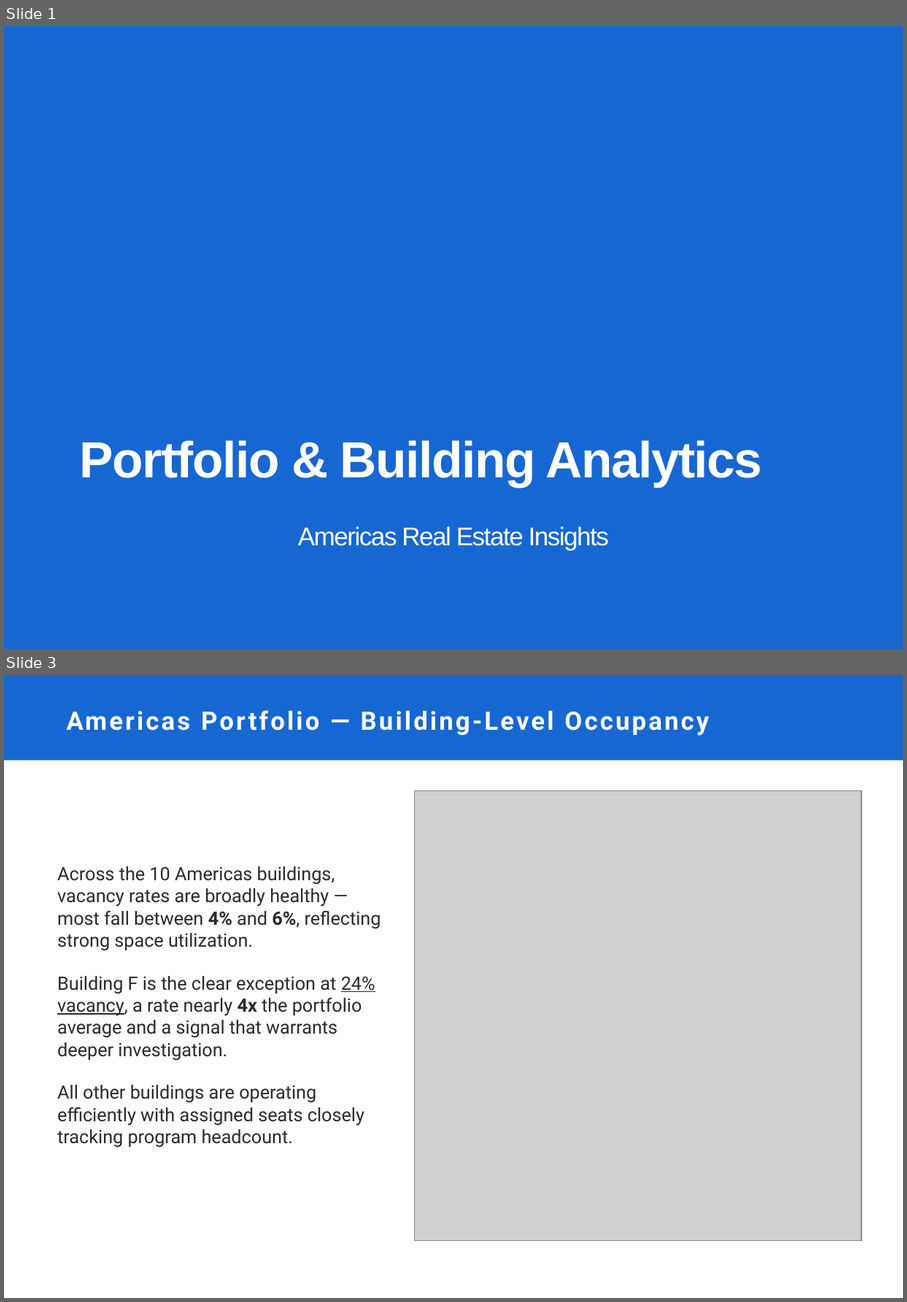
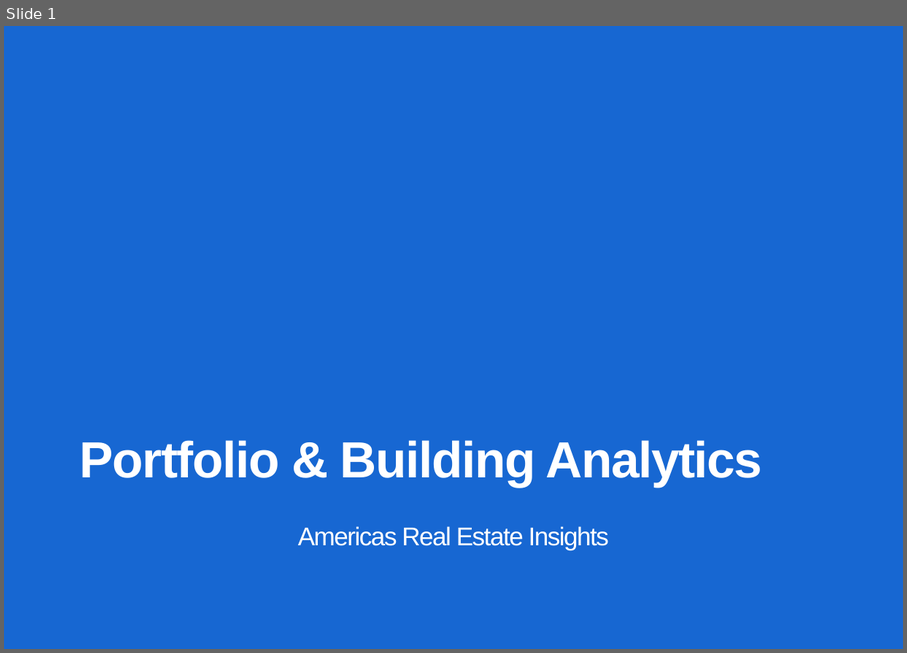
Before and after one commit to parokshs/conversational-ui, a slide deck: src/demo/presentation/assets/CWP_Template.pptx. Shown one above the other, each under a label of ours: slides 1 and 3 before the commit, slide 1 after it; the slides between them are not shown. The pictures are 907x1302 and 907x653 pixels, drawn with LibreOffice and Linux fonts; fonts in the diff are those of the drawing; grey boxes stand for pictures; background and template pictures are left out; a plain dark background stands for a picture behind light text. Boxes give left, top, right and bottom in pixels: in the first picture for what was removed or moved away, otherwise in the second. Text is boxed around its words. In the diff, an @@ line names an element or a change of style, - is before the commit and + after.

```diff
--- a/src/demo/presentation/assets/CWP_Template.pptx
+++ b/src/demo/presentation/assets/CWP_Template.pptx
@@ slide 3 removed at (4,675,903,1298), background #FFFFFF @@
@@ rectangle removed at (4,675,903,760) @@
@@ title removed at (67,711,709,736) @@
-Americas Portfolio — Building-Level Occupancy
@@ picture removed at (415,790,862,1241) @@
@@ text removed at (57,866,381,1147) @@
-Across the 10 Americas buildings, vacancy rates are broadly healthy — most fall between 4% and 6%, reflecting strong space utilization.
-Building F is the clear exception at 24% vacancy, a rate nearly 4x the portfolio average and a signal that warrants deeper investigation.
-All other buildings are operating efficiently with assigned seats closely tracking program headcount.
```
Also in this commit, not shown: 4 slides changed, 1 slide added, 6 other slides removed, 29 other files.
